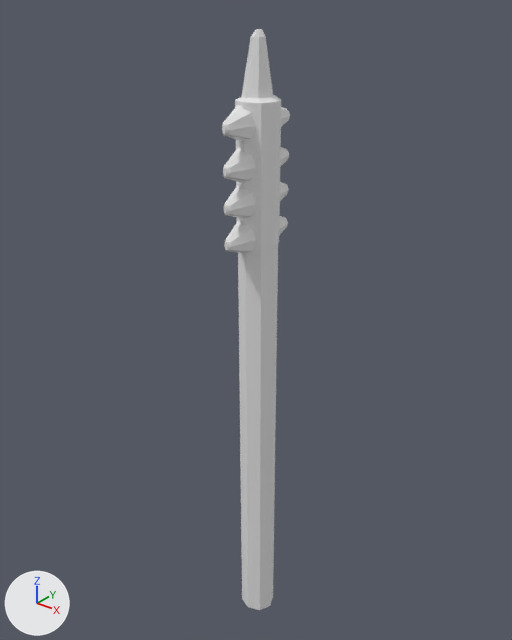
The COLLADA model art/meshes/props/weapon/spear_mace_maya.dae as it was, and as the next commit left it.
The view is the same before and after, from a 50 mm camera at (1.58, -1.98, 1.77) aimed at (-0.06, 0.06, 0.5). Lighting does not change. The marker at lower left points along +X, +Y and +Z.

Objects in the first picture: 'Cilindro'.
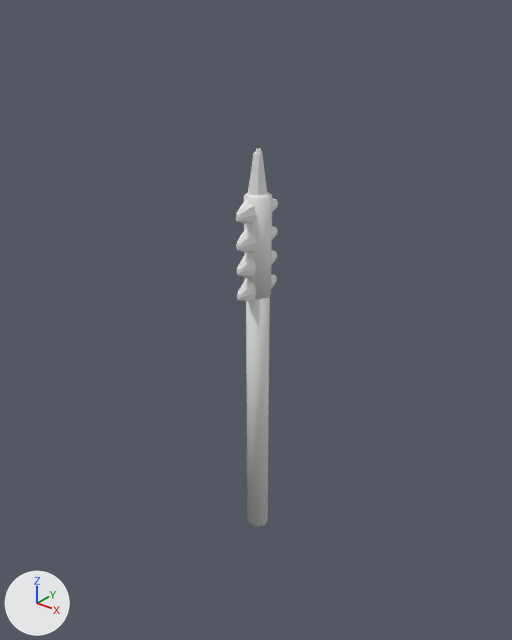
Scene script edits in JSON lines:
```json
{"block": "me_cilindro_002", "where": "me_cilindro_002.from_pydata(...)  # 328 vertices, 612 faces; spans x -0.07..0.07, y -0.15..0.15, z -1.19..1.97"}
{"block": "me_cilindro_002", "where": "# used by ob_cilindro; location = (0.0, 0.0, 0.0); scale = (1.2, 1.2, 0.817)"}
{"block": "me_cilindro_002", "change": "me_cilindro_002 part 1: the loose piece of 16 vertices spanning x -0.07..0.07, y -0.06..0.06, z -1.19..1.67 is scaled about its middle by (0.73, 0.73, 0.508), then moved by (0.0, 0.0, 0.01)"}
{"block": "me_cilindro_002", "change": "me_cilindro_002 part 2: the loose piece of 32 vertices spanning x -0.05..0.04, y -0.06..0.06, z 1.6..1.97 is scaled about the mesh origin by (0.78, 0.78, 0.617)"}
{"block": "me_cilindro_002", "change": "me_cilindro_002 part 3: the loose piece of 24 vertices spanning x -0.07..0.07, y -0.06..0.07, z 1.06..1.71 is scaled about the mesh origin by (0.78, 0.78, 0.617)"}
{"block": "me_cilindro_002", "change": "me_cilindro_002 part 4: the loose piece of 32 vertices spanning x -0.05..0.03, y -0.15..-0.03, z 1.02..1.18 is scaled about the mesh origin by (0.78, 0.78, 0.617)"}
{"block": "me_cilindro_002", "change": "me_cilindro_002 part 5: the loose piece of 32 vertices spanning x -0.05..0.03, y -0.15..-0.03, z 1.18..1.34 is scaled about the mesh origin by (0.78, 0.78, 0.617)"}
{"block": "me_cilindro_002", "change": "me_cilindro_002 part 6: the loose piece of 32 vertices spanning x -0.05..0.03, y -0.15..-0.03, z 1.35..1.5 is scaled about the mesh origin by (0.78, 0.78, 0.617)"}
{"block": "me_cilindro_002", "change": "me_cilindro_002 part 7: the loose piece of 32 vertices spanning x -0.05..0.03, y -0.15..-0.03, z 1.52..1.68 is scaled about the mesh origin by (0.78, 0.78, 0.617)"}
{"block": "me_cilindro_002", "change": "me_cilindro_002 part 8: the loose piece of 32 vertices spanning x -0.05..0.03, y 0.03..0.15, z 1.02..1.18 is scaled about the mesh origin by (0.78, 0.78, 0.617)"}
{"block": "me_cilindro_002", "change": "me_cilindro_002 part 9: the loose piece of 32 vertices spanning x -0.05..0.03, y 0.03..0.15, z 1.18..1.34 is scaled about the mesh origin by (0.78, 0.78, 0.617)"}
{"block": "me_cilindro_002", "change": "me_cilindro_002 part 10: the loose piece of 32 vertices spanning x -0.05..0.03, y 0.03..0.15, z 1.35..1.5 is scaled about the mesh origin by (0.78, 0.78, 0.617)"}
{"block": "me_cilindro_002", "change": "me_cilindro_002 part 11: the loose piece of 32 vertices spanning x -0.05..0.03, y 0.03..0.15, z 1.52..1.68 is scaled about the mesh origin by (0.78, 0.78, 0.617)"}
{"op": "set", "path": "ob_cilindro.scale", "old": "(1.2, 1.2, 0.817)", "new": "(1.0, 1.0, 1.0)"}
```

Boxes (x1, y1, x2, y2) around the edits, measured in the pictures (512 x 640 px; the box of a moved part takes in the faces that stretch with it):
```json
{"object": "Cilindro", "change": "reshaped, rescaled", "before": [222, 29, 290, 610], "after": [236, 148, 278, 527], "on screen": "38% narrower, 35% shorter"}
{"part": 1, "of": "me_cilindro_002", "change": "moved or reshaped", "before": [238, 244, 278, 610], "after": [246, 296, 270, 527]}
{"part": 2, "of": "me_cilindro_002", "change": "moved or reshaped", "before": [241, 29, 273, 98], "after": [248, 148, 267, 196]}
{"part": 3, "of": "me_cilindro_002", "change": "moved or reshaped", "before": [235, 95, 281, 250], "after": [244, 192, 272, 299]}
{"part": 4, "of": "me_cilindro_002", "change": "moved or reshaped", "before": [224, 220, 256, 253], "after": [237, 278, 256, 301]}
{"part": 5, "of": "me_cilindro_002", "change": "moved or reshaped", "before": [224, 185, 256, 218], "after": [237, 254, 256, 277]}
{"part": 6, "of": "me_cilindro_002", "change": "moved or reshaped", "before": [223, 148, 256, 183], "after": [236, 228, 256, 252]}
{"part": 7, "of": "me_cilindro_002", "change": "moved or reshaped", "before": [222, 105, 256, 142], "after": [236, 200, 256, 225]}
{"part": 8, "of": "me_cilindro_002", "change": "moved or reshaped", "before": [279, 216, 288, 235], "after": [271, 274, 277, 288]}
{"part": 9, "of": "me_cilindro_002", "change": "moved or reshaped", "before": [280, 182, 289, 201], "after": [272, 251, 277, 264]}
{"part": 10, "of": "me_cilindro_002", "change": "moved or reshaped", "before": [280, 147, 289, 167], "after": [272, 226, 278, 240]}
{"part": 11, "of": "me_cilindro_002", "change": "moved or reshaped", "before": [281, 107, 290, 127], "after": [272, 198, 278, 212]}
```
